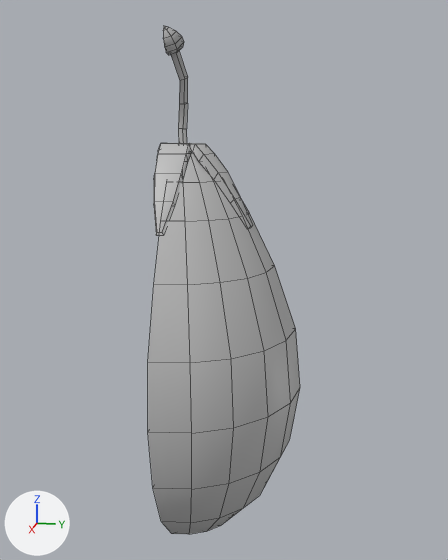
What one commit did to the FBX model Assets/Meshes/Ingredients/Ingredient_Eggplant_Quarter.fbx.
One viewpoint serves both versions: a 50 mm lens placed at (1.034, 0.21, 0.328), pointed at (-0.016, 0.0, 0.066). Every picture has the same lights, and +X, +Y and +Z are marked at lower left. Mesh edges are drawn as thin lines. Where no turn or scale is listed for an object, it has been applied to the vertices.

The first picture shows 'Eggplant_Quarter'.
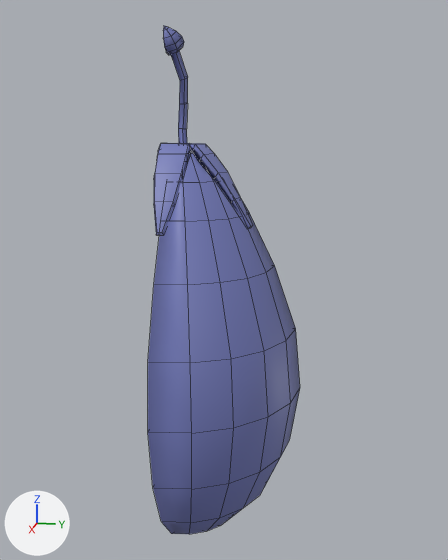
The newer file is also rescaled (x0.769), turned or shifted as a whole; pictures and numbers use the older file's frame.

Where the change shows, as pixel boxes (x1, y1, x2, y2) in the pictures (448 x 560 px):
part 1 of me_mesh, recoloured (grey to blue): (148, 26, 300, 534) in both

The change, as a diff of the scene's bpy script:
```diff
--- a/Assets/Meshes/Ingredients/Ingredient_Eggplant_Quarter.fbx.py
+++ b/Assets/Meshes/Ingredients/Ingredient_Eggplant_Quarter.fbx.py
@@ mat_food_02 @@
+mat_food_02 = principled_material('Food_02')
+mat_food_02.base_color = (0.176, 0.201, 0.5)  # blue #747cbc
@@ me_mesh @@
 # used by ob_eggplant_quarter; location = (0.0, 0.0, 0.0)
-me_mesh.from_pydata(...)  # 161 vertices, 163 faces; spans x -0.126..0.126, y -0.133..0.133, z -0.491..0.491
+me_mesh.from_pydata(...)  # 161 vertices, 161 faces; spans x -0.126..0.126, y -0.133..0.133, z -0.491..0.491
+# me_mesh part 1: 161 faces spanning x -0.126..0.126, y -0.133..0.133, z -0.491..0.491 switch from mat_lambert1 (grey #bcbcbc) to mat_food_02 (blue #757cbc)
```
